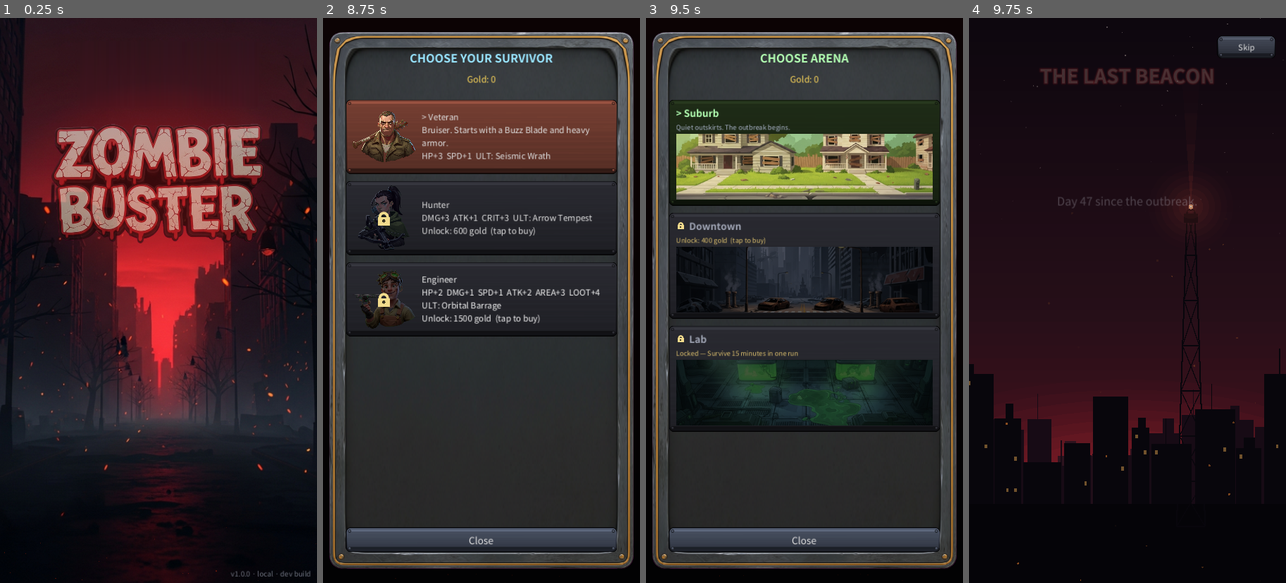
Above: before the commit, frames 1-4 (left to right).
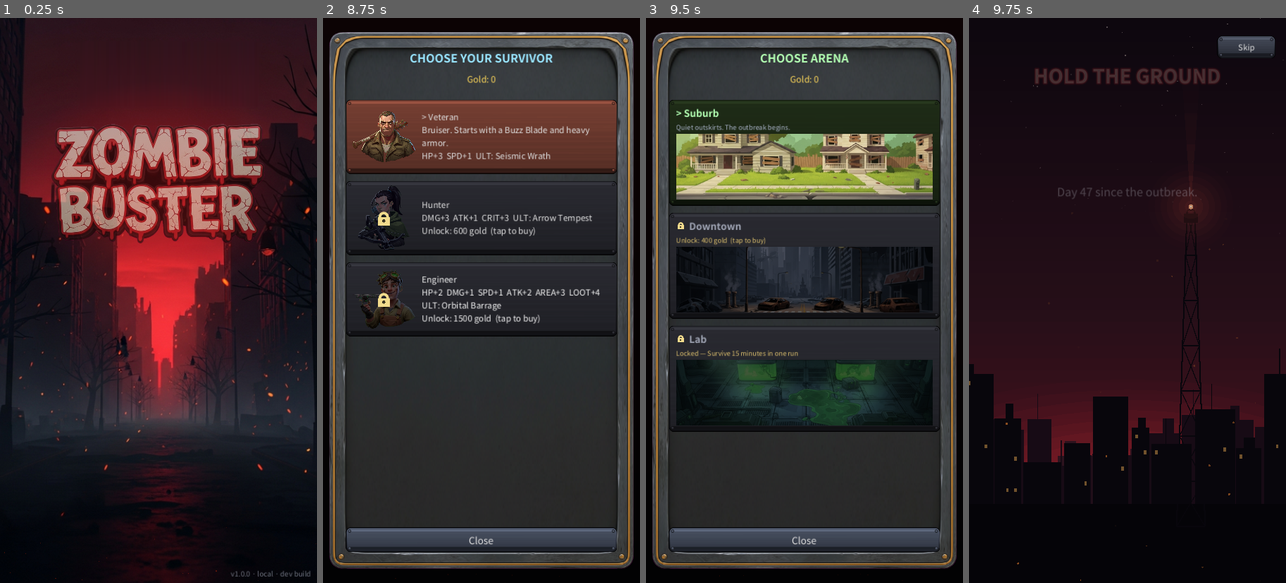
Above: after the commit, the same moments.

Repository: kosj/game_action_defence
Game: Godot game, scene res://scenes/TitleScreen.tscn
The game is run twice, just before and just after one commit, with the same random seed, the same clock (stepped at 60 frames per second) and the same inputs. Sound files missing from this copy of the repository are replaced by a short silence.
Inputs (mouse positions are in pixels of both pictures, inside the frame that each line leads up to):
- Up to frame 1 (0.25 s): no input
- Up to frame 2 (8.75 s): tap Enter at 0.5, 1.25, 2 s; move the mouse to (551, 272) at 0.52 s; click (551, 272) at 0.67 s; drag from (418, 328) to (465, 413) at 1.27 s; move the mouse to (513, 176) at 2.02 s; click (513, 176) at 2.17 s; click "New Game" at 2.75 s; click "New Game" at 3.5 s; click "Achievements" at 4.25 s; click "Quests" at 5 s; click "Rewards" at 5.75 s; click "Ranking" at 6.5 s; click "Codex" at 7.25 s; click "Power Up" at 8 s
- Up to frame 3 (9.5 s): click "> Veteran Bruiser. Starts wit…" at 8.75 s
- Up to frame 4 (9.75 s): click (1127, 153) at 9.52 s

Frames 1-3 are identical in both runs. In frame 4, 1.1% of the frame differs, in the area x 20-80%, y 8-34%.

Commit message:
fix(intro): 인트로가 게임에 없는 이야기를 하고 있었다 (P1-24)
인트로 6키가 약속하는 것과 구현물이 네 군데에서 어긋나 있었다.

- "당신은 무너진 부대의 마지막 통신 기술병"(intro_l3)
  → character_db.tres 3종은 베테랑·헌터·엔지니어다. 통신병은 없다.
- "자동 송신탑 하나가 아직 구조를 외치고 있다"(intro_l4)
  → 방어할 송신탑도, 그 어떤 구조물도 씬에 없다.
- "전선을 사수하라. 신호를 살려두어라"(intro_l5)
  → 클리어 조건은 hud_goal_fmt 그대로 "30:00 생존 → 클리어"다.
- 구조를 기다리는 수비 서사
  → themes.tres 는 교외 → 도심 → 연구소("모든 것이 시작된 곳")로 밀고 들어간다.

새 게임을 누른 사람이 보는 첫 화면이라, 여기서 세운 기대가 30분 내내 배신당한다.

비컨의 의미만 뒤집었다. IntroBackdrop._draw_beacon() 의 맥동하는 송신탑은 코드로
그린 인트로 아트의 주인공이라 지우면 배경을 다시 그려야 한다. 그래서 비컨을
"구조 요청"이 아니라 "한 구역을 30분 지켜내면 켜지는 표식"으로 재해석했다.
그러면 아트를 그대로 두고도 클리어 조건·캐릭터 3종(부대에서 걸어 나온 셋)·
테마 진행이 한 줄기로 이어진다. 코드 변경은 없고 문자열 6개와 주석뿐이다.

일본어는 서브셋 폰트에 한자가 89자뿐이라 分 을 쓸 수 없다. run_cleared 의 선례대로
30:00 표기 + 가나로 우회했다(ぬけだせたのは · まちはずれ).

폰트 재서브셋
- 새 한글 8자(온것셋텨곳교심까)와 한자 全 이 커밋된 서브셋에 없어 재서브셋했다.
  102KB → 103KB.
- 이때 subset_fonts.py 를 그냥 돌리면 안 된다. 이 스크립트는 assets/fonts/*.otf 를
  원본으로 가정하는데 레포에 있는 건 이미 서브셋된 산출물이라, 그대로 돌리면
  원본에 멀쩡히 있는 한글이 font_known_absent.txt("되살릴 수 없는 글자")에 등재된다.
  026b6f7 에서 원본(한글 11172 · 한자 89)을 복구한 뒤 돌렸고, 목록에 한글이 하나도
  추가되지 않은 것을 확인했다. 늘어난 ⚠ ❌ 는 원본 CJK 폰트에 없는 게 맞다.
  이 함정 자체는 HANDOFF P2-9 로 등록해 뒀다.

검증
- check_font_coverage / check_atlas / check_gdscript 통과.
- 회귀 19종 전부 통과.
- check_text_fit: 인트로 제목 41.0% · 본문 32.3%(ja 최장) — 넘침 0건.
- xvfb 실렌더로 en/ko/ja 3종 확인. 두부 없음.

⚠️ 폰트 검사는 --import 를 먼저 돌려야 한다. 캐시에 남은 옛 폰트로 검사하면
   빠진 글리프가 있어도 통과한다 — 실제로 이 커밋에서 한 번 속았다.

Diff:
--- a/scripts/IntroBackdrop.gd
+++ b/scripts/IntroBackdrop.gd
@@ -1,9 +1,10 @@
 extends Control
-## 인트로 "The Last Beacon" 분위기 배경 — 코드로 그린 일러스트.
+## 인트로 "Hold the Ground" 분위기 배경 — 코드로 그린 일러스트.
 ##
 ## 톤은 타이틀 아트(assets/ui/bg_title.png)를 그대로 이어받는다: 크림슨 노을이 지평선에서
 ## 타오르고, 그 앞을 폐허 도시 실루엣 3겹이 가리며, 잔불(ember)이 천천히 떠오른다.
-## 그 위에 홀로 구조 신호를 보내는 송신탑(맥동 비컨)이 서 있다 — 인트로 서사의 주인공.
+## 그 위에 송신탑(맥동 비컨)이 서 있다 — 인트로 서사의 주인공.
+## 구조 요청이 아니라 "그 구역을 30분 지켜내면 켜지는 표식"이다(intro_l4).
 ##
 ## 셀셰이딩 톤에 맞춰 하늘은 부드러운 그라데이션 대신 납작한 색 띠(band)로 쌓고,
 ## 건물은 지붕 형태(계단/안테나/물탱크)를 섞어 실루엣이 밋밋해지지 않게 한다.
@@ -22,7 +23,7 @@
 const GROUND    := Color(0.02, 0.015, 0.03)
 const WINDOW    := Color(1.0, 0.72, 0.34)
 const EMBER     := Color(1.0, 0.55, 0.20)
-const BEACON_COL := Color(1.0, 0.36, 0.26)   # 구조 신호(붉은) 비컨 색
+const BEACON_COL := Color(1.0, 0.36, 0.26)   # 점령 표식(붉은) 비컨 색
 
 const SKY_BANDS := 40     # 하늘 색 띠 수 — 너무 적으면 줄무늬 아티팩트로 보인다
 const EMBER_N := 26
--- a/scripts/IntroStory.gd
+++ b/scripts/IntroStory.gd
@@ -1,5 +1,5 @@
 extends CanvasLayer
-## 새 게임 시작 시 한 줄씩 페이드인되는 풀스크린 인트로(서사) — "The Last Beacon".
+## 새 게임 시작 시 한 줄씩 페이드인되는 풀스크린 인트로(서사) — "Hold the Ground".
 ## 모든 문구는 Locale 에서 가져와 다국어를 지원한다. 완료/건너뛰기/탭으로 마치면
 ## on_done 콜백을 정확히 1회 호출한다.
 ##
@@ -43,7 +43,7 @@
 	sky.mouse_filter = Control.MOUSE_FILTER_IGNORE
 	add_child(sky)
 
-	# 2) 코드로 그린 분위기 배경 — 폐허 도시 + 송신탑 비컨("The Last Beacon")
+	# 2) 코드로 그린 분위기 배경 — 폐허 도시 + 송신탑 비컨("Hold the Ground")
 	var backdrop := _IntroBackdrop.new()
 	backdrop.set_anchors_preset(Control.PRESET_FULL_RECT)
 	backdrop.mouse_filter = Control.MOUSE_FILTER_IGNORE
--- a/scripts/Locale.gd
+++ b/scripts/Locale.gd
@@ -27,23 +27,25 @@
 
 ## 키 → { 언어코드: 문자열 }. 번역이 없는 언어는 영어(DEFAULT_LANG)로 폴백된다.
 const STRINGS: Dictionary = {
-	# ── 인트로: "The Last Beacon" (마지막 송신탑) ──────────────────────────
-	"intro_title":  {"en": "THE LAST BEACON",        "ko": "마지막 송신탑",        "ja": "最後のビーコン"},
+	# ── 인트로: "Hold the Ground" (이 구역을 사수하라) ─────────────────────
+	# 비컨(송신탑)은 구조 요청이 아니라 "한 구역을 30분 지켜내면 켜지는 표식"이다.
+	# 클리어 조건(30분 생존)·캐릭터 3종(부대 생존자)·테마 진행(교외→도심→연구소)과 맞춘다.
+	"intro_title":  {"en": "HOLD THE GROUND",        "ko": "이 구역을 사수하라",   "ja": "このエリアを守れ"},
 	"intro_l1":     {"en": "Day 47 since the outbreak.",
 					 "ko": "감염 발생 +47일.",
 					 "ja": "感染発生から47日。"},
 	"intro_l2":     {"en": "The cities fell silent.\nThe dead now hunt the living.",
 					 "ko": "도시는 침묵했고,\n죽은 자가 산 자를 사냥한다.",
 					 "ja": "都市は沈黙し、\n死者が生者を狩る。"},
-	"intro_l3":     {"en": "You are the last signal tech\nof a broken unit.",
-					 "ko": "당신은 무너진 부대의\n마지막 통신 기술병.",
-					 "ja": "あなたは壊滅した部隊の\n最後の通信兵。"},
-	"intro_l4":     {"en": "One automated beacon still calls for rescue.",
-					 "ko": "자동 송신탑 하나가\n아직 구조를 외치고 있다.",
-					 "ja": "自動ビーコンが今も\n救助を呼び続けている。"},
-	"intro_l5":     {"en": "Hold the line.\nKeep the signal alive.",
-					 "ko": "전선을 사수하라.\n신호를 살려두어라.",
-					 "ja": "戦線を守れ。\n信号を絶やすな。"},
+	"intro_l3":     {"en": "Your unit is gone.\nThree of you walked out.",
+					 "ko": "부대는 무너졌다.\n걸어 나온 것은 셋뿐.",
+					 "ja": "部隊は壊滅した。\nぬけだせたのは、ほんのわずか。"},
+	"intro_l4":     {"en": "Hold one zone for thirty minutes\nand its beacon comes alive.",
+					 "ko": "한 구역을 30분 버텨내면\n그곳의 송신탑이 살아난다.",
+					 "ja": "ひとつのエリアを30:00 守りぬけば\nその信号がよみがえる。"},
+	"intro_l5":     {"en": "Suburb. Downtown.\nThen the lab where it began.",
+					 "ko": "교외에서 도심으로,\n그리고 모든 것이 시작된 연구소까지.",
+					 "ja": "まちはずれから都市へ、\nそして全てが始まったラボへ。"},
 	"intro_skip":   {"en": "Skip",   "ko": "건너뛰기",   "ja": "スキップ"},
 	"intro_begin":  {"en": "BEGIN",  "ko": "시작",       "ja": "開始"},
 
Binary file changed: assets/fonts/NotoSansCJK-Subset-Bold.otf
Binary file changed: assets/fonts/NotoSansCJK-Subset.otf
Not shown, changed: tools/font_known_absent.txt
